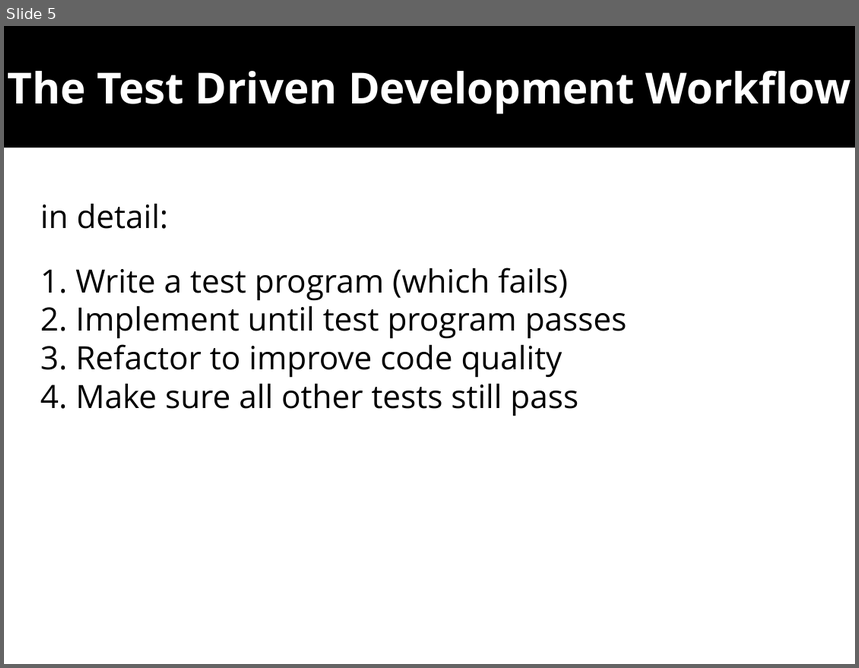
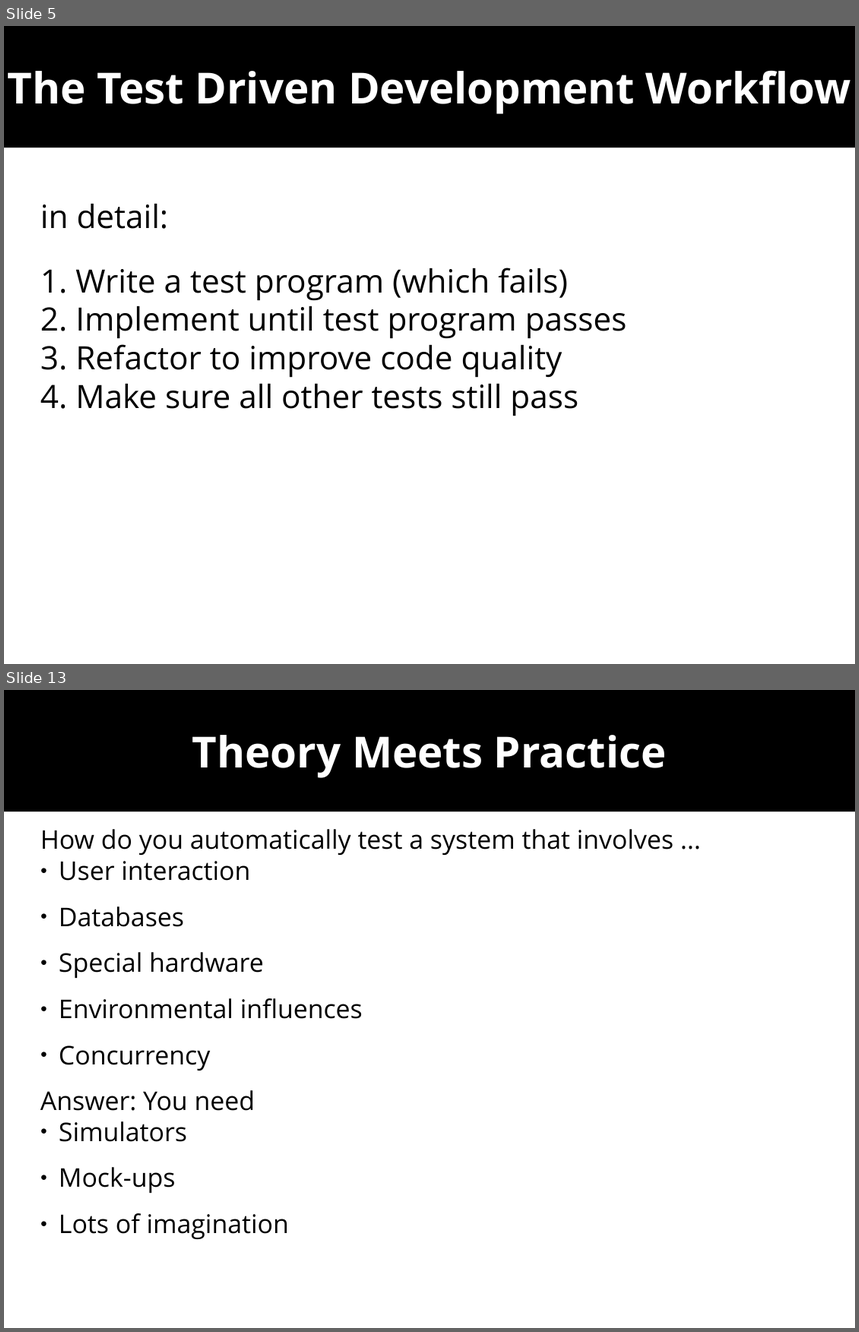
Before and after one commit to wolframroesler/Talks, a slide deck: tdd.odp. Shown one above the other, each under a label of ours: slide 5 before the commit, slides 5 and 13 after it; the slides between them are not shown. The pictures are 859x668 and 859x1332 pixels, drawn with LibreOffice and Linux fonts; fonts in the diff are those of the drawing. Boxes give left, top, right and bottom in pixels: in the first picture for what was removed or moved away, otherwise in the second. Text is boxed around its words. In the diff, an @@ line names an element or a change of style, - is before the commit and + after.

```diff
--- a/tdd.odp
+++ b/tdd.odp
@@ slide 13 added at <box>4,690,855,1328</box>, background #FFFFFF @@
@@ subtitle added at <box>4,690,855,812</box>, fill #000000, 40 pt, text #FFFFFF, bold @@
+Theory Meets Practice
@@ text added at <box>40,829,674,1239</box>, 24 pt, text #000000 @@
+How do you automatically test a system that involves ...
+● User interaction
+● Databases
+● Special hardware
+● Environmental influences
+● Concurrency
+Answer: You need
+● Simulators
+● Mock-ups
+● Lots of imagination
```
Also in this commit, not shown: 4 slides changed, 8 other slides added.
